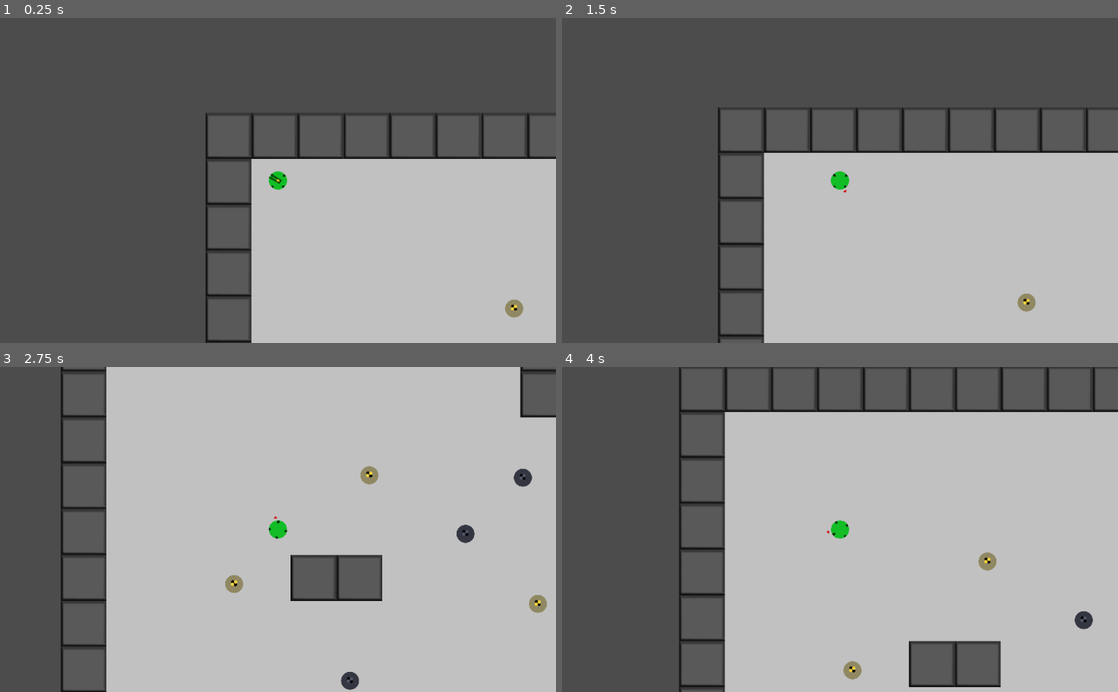
Above: before the commit, frames 1-4 (two rows, left to right).
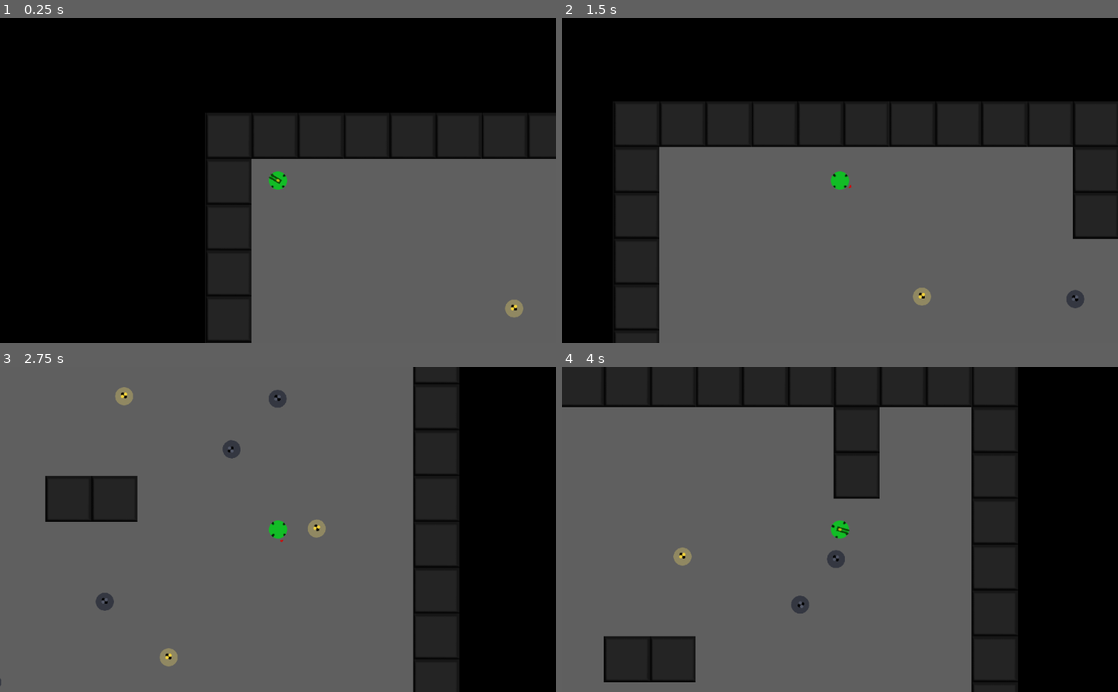
Above: after the commit, the same moments.

Repository: vinnicci/ball-istic
Game: Godot game, scene res://scenes/level/TestLevel.tscn
The game is run twice, just before and just after one commit, with the same random seed, the same clock (stepped at 60 frames per second) and the same inputs. The project has no main scene, so this scene is started directly.
Inputs (mouse positions are in pixels of both pictures, inside the frame that each line leads up to):
- Up to frame 1 (0.25 s): no input
- Up to frame 2 (1.5 s): tap Enter at 0.5 s; move the mouse to (962, 164) at 0.52 s; hold F (move_right) 0.53-1.28 s; right-click (962, 164) at 0.6 s; move the mouse to (728, 196) at 1.27 s; hold D (move_down) from 1.28 s (still down); tap A (change_mode, bound only before the commit) at 1.35 s
- Up to frame 3 (2.75 s): move the mouse to (333, 458) at 2.02 s; release D (move_down) at 2.03 s; hold F (move_right) from 2.03 s (still down); click (333, 458) at 2.1 s
- Up to frame 4 (4 s): move the mouse to (812, 594) at 2.77 s; release F (move_right) at 2.78 s; hold E (move_up) 2.78-3.53 s; tap Space (charge_roll, bound only before the commit) at 2.85 s; move the mouse to (1006, 578) at 3.52 s; hold S (move_left) from 3.53 s (still down); right-click (1006, 578) at 3.6 s

The runs differ from the first frame. In frame 1, 99% of the frame differs, in the area x 0-100%, y 0-100%; in frame 2, 88%; in frame 3, 82%; in frame 4, 76%.

Commit message:
implemented projectile collision

Diff:
--- a/project.godot
+++ b/project.godot
@@ -65,12 +65,12 @@
 }
 charge_roll={
 "deadzone": 0.5,
-"events": [ Object(InputEventKey,"resource_local_to_scene":false,"resource_name":"","device":0,"alt":false,"shift":false,"control":false,"meta":false,"command":false,"pressed":false,"scancode":32,"unicode":0,"echo":false,"script":null)
+"events": [ Object(InputEventMouseButton,"resource_local_to_scene":false,"resource_name":"","device":0,"alt":false,"shift":false,"control":false,"meta":false,"command":false,"button_mask":0,"position":Vector2( 0, 0 ),"global_position":Vector2( 0, 0 ),"factor":1.0,"button_index":1,"pressed":false,"doubleclick":false,"script":null)
  ]
 }
 change_mode={
 "deadzone": 0.5,
-"events": [ Object(InputEventKey,"resource_local_to_scene":false,"resource_name":"","device":0,"alt":false,"shift":false,"control":false,"meta":false,"command":false,"pressed":false,"scancode":65,"unicode":0,"echo":false,"script":null)
+"events": [ Object(InputEventMouseButton,"resource_local_to_scene":false,"resource_name":"","device":0,"alt":false,"shift":false,"control":false,"meta":false,"command":false,"button_mask":0,"position":Vector2( 0, 0 ),"global_position":Vector2( 0, 0 ),"factor":1.0,"button_index":2,"pressed":false,"doubleclick":false,"script":null)
  ]
 }
 shoot={
@@ -79,14 +79,7 @@
  ]
 }
 
-[layer_names]
-
-2d_physics/layer_1="non-hostile bots"
-2d_physics/layer_2="hostile bots"
-2d_physics/layer_3="obstacles"
-2d_physics/layer_4="non-hostile bullets"
-2d_physics/layer_5="hostile bullets"
-
 [rendering]
 
+environment/default_clear_color=Color( 0, 0, 0, 1 )
 environment/default_environment="res://default_env.tres"
--- a/scenes/bots/BaseBot.gd
+++ b/scenes/bots/BaseBot.gd
@@ -4,7 +4,11 @@
 #mode: Character --> rolling animations based on direction
 
 #default bot values
+export (int) var shield_capacity = 1000
+export (int) var health_capacity = 500
 export (int) var roll_speed = 1500
+export (bool) var destructible = true
+export (bool) var hostile = true
 const CRAWL_SPEED = 1000
 const CHARGE_FORCE_FACTOR: float = 0.5
 const CHARGE_SPRITE_VELOCITY_FACTOR: float = 0.76
--- a/scenes/bots/BaseBot.tscn
+++ b/scenes/bots/BaseBot.tscn
@@ -9,6 +9,8 @@
 physics_material_override = SubResource( 1 )
 gravity_scale = 0.0
 script = ExtResource( 1 )
+shield_capacity = 50
+health_capacity = 50
 
 [node name="BodySprite" type="Sprite" parent="."]
 
--- a/scenes/bots/Dummy.tscn
+++ b/scenes/bots/Dummy.tscn
@@ -10,6 +10,7 @@
 
 [node name="Dummy" instance=ExtResource( 2 )]
 script = ExtResource( 3 )
+destructible = false
 
 [node name="BodySprite" parent="." index="0"]
 texture = ExtResource( 1 )
--- a/scenes/bots/HeavyDummy.tscn
+++ b/scenes/bots/HeavyDummy.tscn
@@ -11,6 +11,7 @@
 [node name="HeavyDummy" instance=ExtResource( 2 )]
 mass = 5.0
 script = ExtResource( 3 )
+destructible = false
 
 [node name="BodySprite" parent="." index="0"]
 texture = ExtResource( 1 )
--- a/scenes/bots/Player.tscn
+++ b/scenes/bots/Player.tscn
@@ -13,6 +13,7 @@
 mode = 2
 script = ExtResource( 2 )
 roll_speed = 2000
+hostile = false
 
 [node name="Camera2D" type="Camera2D" parent="." index="0"]
 current = true
--- a/scenes/level/TestLevel.gd
+++ b/scenes/level/TestLevel.gd
@@ -2,4 +2,4 @@
 
 func _on_Player_shoot(projectile, proj_position, proj_direction) -> void:
 	add_child(projectile)
-	projectile.travel(proj_position, proj_direction)
+	projectile._travel(proj_position, proj_direction)
--- a/scenes/level/TestLevel.tscn
+++ b/scenes/level/TestLevel.tscn
@@ -10,7 +10,7 @@
 points = PoolVector2Array( 0, 0, 128, 0, 128, 128, 0, 128 )
 
 [sub_resource type="TileSet" id=2]
-0/name = "tut_terrain.png 0"
+0/name = "ground"
 0/texture = ExtResource( 2 )
 0/tex_offset = Vector2( 0, 0 )
 0/modulate = Color( 1, 1, 1, 1 )
@@ -20,7 +20,7 @@
 0/navigation_offset = Vector2( 0, 0 )
 0/shapes = [  ]
 0/z_index = 0
-1/name = "tut_terrain.png 1"
+1/name = "wall"
 1/texture = ExtResource( 2 )
 1/tex_offset = Vector2( 0, 0 )
 1/modulate = Color( 1, 1, 1, 1 )
@@ -48,29 +48,56 @@
 
 [node name="Player" parent="." instance=ExtResource( 1 )]
 position = Vector2( 200.496, 186.795 )
+collision_mask = 15
 mode = 0
+shield_capacity = 1000
+health_capacity = 500
 
 [node name="Dummy" parent="." instance=ExtResource( 3 )]
 position = Vector2( 852.772, 541.116 )
+collision_mask = 15
+shield_capacity = 1000
+health_capacity = 500
 
 [node name="Dummy2" parent="." instance=ExtResource( 3 )]
 position = Vector2( 1318.54, 897.294 )
+collision_mask = 15
+shield_capacity = 1000
+health_capacity = 500
 
 [node name="Dummy3" parent="." instance=ExtResource( 3 )]
 position = Vector2( 479.47, 842.498 )
+collision_mask = 15
+shield_capacity = 1000
+health_capacity = 500
 
 [node name="Dummy4" parent="." instance=ExtResource( 3 )]
 position = Vector2( 976.064, 1263.75 )
+collision_mask = 15
+shield_capacity = 1000
+health_capacity = 500
 
 [node name="HeavyDummy" parent="." instance=ExtResource( 4 )]
 position = Vector2( 1276.7, 547.964 )
+collision_mask = 15
+shield_capacity = 1000
+health_capacity = 500
 
 [node name="HeavyDummy2" parent="." instance=ExtResource( 4 )]
 position = Vector2( 799.349, 1110.05 )
+collision_mask = 15
+shield_capacity = 1000
+health_capacity = 500
 
 [node name="HeavyDummy3" parent="." instance=ExtResource( 4 )]
 position = Vector2( 1118.52, 703.314 )
+collision_mask = 15
+shield_capacity = 1000
+health_capacity = 500
 
 [node name="HeavyDummy4" parent="." instance=ExtResource( 4 )]
 position = Vector2( 488.648, 1333.19 )
+collision_mask = 15
+shield_capacity = 1000
+health_capacity = 500
 [connection signal="shoot" from="Player" to="." method="_on_Player_shoot"]
--- /dev/null
+++ b/scenes/obstacles/BaseRigidObstacle.gd
@@ -0,0 +1,4 @@
+extends RigidBody2D
+
+export (int) var health_capacity = 1000
+export (bool) var destructible = true
--- a/scenes/obstacles/BaseRigidObstacle.tscn
+++ b/scenes/obstacles/BaseRigidObstacle.tscn
@@ -1,6 +1,9 @@
-[gd_scene format=2]
+[gd_scene load_steps=2 format=2]
+
+[ext_resource path="res://scenes/obstacles/BaseRigidObstacle.gd" type="Script" id=1]
 
 [node name="BaseRigidObstacle" type="RigidBody2D"]
+script = ExtResource( 1 )
 
 [node name="RigidObstacleSprite" type="Sprite" parent="."]
 
--- a/scenes/weapons/BaseProjectile.gd
+++ b/scenes/weapons/BaseProjectile.gd
@@ -1,17 +1,22 @@
 extends Area2D
+
+#be sure to name root node as Projectile
+#however you can name the scene as anything
 
 export (int) var speed
 export (int) var damage
 export (float) var proj_range
 var velocity: Vector2
 
-func travel(pos, dir) -> void:
+func _travel(pos, dir) -> void:
+	#scattershots and others could be implemented here
+
+	#vanilla projectile implementation
 	$RangeTimer.wait_time = proj_range
 	$RangeTimer.start()
 	position = pos
 	rotation = dir
 	velocity = speed * Vector2(1,0).rotated(dir).normalized()
-
 
 func _process(delta: float) -> void:
 	position += velocity * delta
@@ -19,3 +24,6 @@
 func _on_RangeTimer_timeout() -> void:
 	queue_free()
 	$RangeTimer.stop()
+
+func _on_Projectile_body_entered(body: Node) -> void:
+	pass
--- a/scenes/weapons/BaseProjectile.tscn
+++ b/scenes/weapons/BaseProjectile.tscn
@@ -4,6 +4,8 @@
 
 [node name="Projectile" type="Area2D"]
 script = ExtResource( 1 )
+speed = 500
+damage = 100
 proj_range = 0.5
 
 [node name="ProjectileSprite" type="Sprite" parent="."]
@@ -11,4 +13,5 @@
 [node name="ProjectileCollisionShape" type="CollisionShape2D" parent="."]
 
 [node name="RangeTimer" type="Timer" parent="."]
+[connection signal="body_entered" from="." to="." method="_on_Projectile_body_entered"]
 [connection signal="timeout" from="RangeTimer" to="." method="_on_RangeTimer_timeout"]
--- a/scenes/weapons/BaseWeapon.gd
+++ b/scenes/weapons/BaseWeapon.gd
@@ -1,6 +1,12 @@
 extends Node2D
 
+#be sure to name root node as Weapon
+#however you can name the scene as anything
+
 export (PackedScene) var Projectile
+export (int) var heat_per_shot
+export (int) var heat_capacity
+export (float) var heat_dissipation
 
 func get_projectile() -> Area2D:
 	return Projectile.instance()
--- a/scenes/weapons/BaseWeapon.tscn
+++ b/scenes/weapons/BaseWeapon.tscn
@@ -4,6 +4,9 @@
 
 [node name="Weapon" type="Node2D"]
 script = ExtResource( 1 )
+heat_per_shot = 5
+heat_capacity = 100
+heat_dissipation = 10.0
 
 [node name="WeaponSprite" type="Sprite" parent="."]
 
--- a/scenes/weapons/IntroWeapon.tscn
+++ b/scenes/weapons/IntroWeapon.tscn
@@ -8,6 +8,9 @@
 [node name="Weapon" instance=ExtResource( 2 )]
 script = ExtResource( 4 )
 Projectile = ExtResource( 3 )
+heat_per_shot = 2
+heat_capacity = 100
+heat_dissipation = 5.0
 
 [node name="WeaponSprite" parent="." index="0"]
 texture = ExtResource( 1 )
--- a/scenes/weapons/IntroWeaponProjectile.gd
+++ b/scenes/weapons/IntroWeaponProjectile.gd
@@ -1 +1,6 @@
 extends "res://scenes/weapons/BaseProjectile.gd"
+
+func _on_Projectile_body_entered(body: Node) -> void:
+	if body.name != "Player":
+		queue_free()
+		return
--- a/scenes/weapons/IntroWeaponProjectile.tscn
+++ b/scenes/weapons/IntroWeaponProjectile.tscn
@@ -10,6 +10,7 @@
 [node name="Projectile" instance=ExtResource( 2 )]
 script = ExtResource( 3 )
 speed = 1000
+damage = 5
 proj_range = 0.7
 
 [node name="ProjectileSprite" parent="." index="0"]
Binary file changed: assets/terrain/tut_terrain.png
